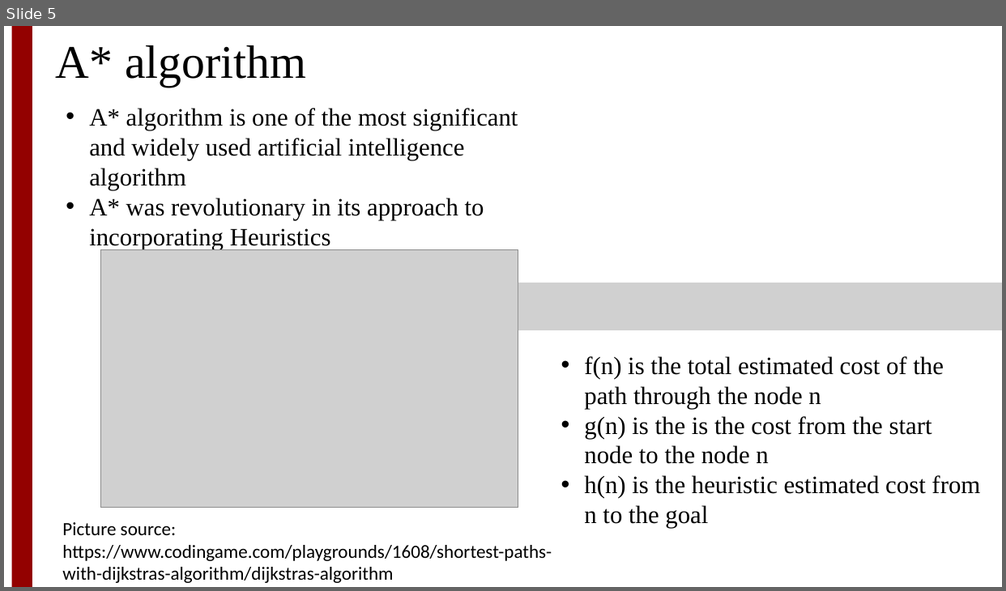
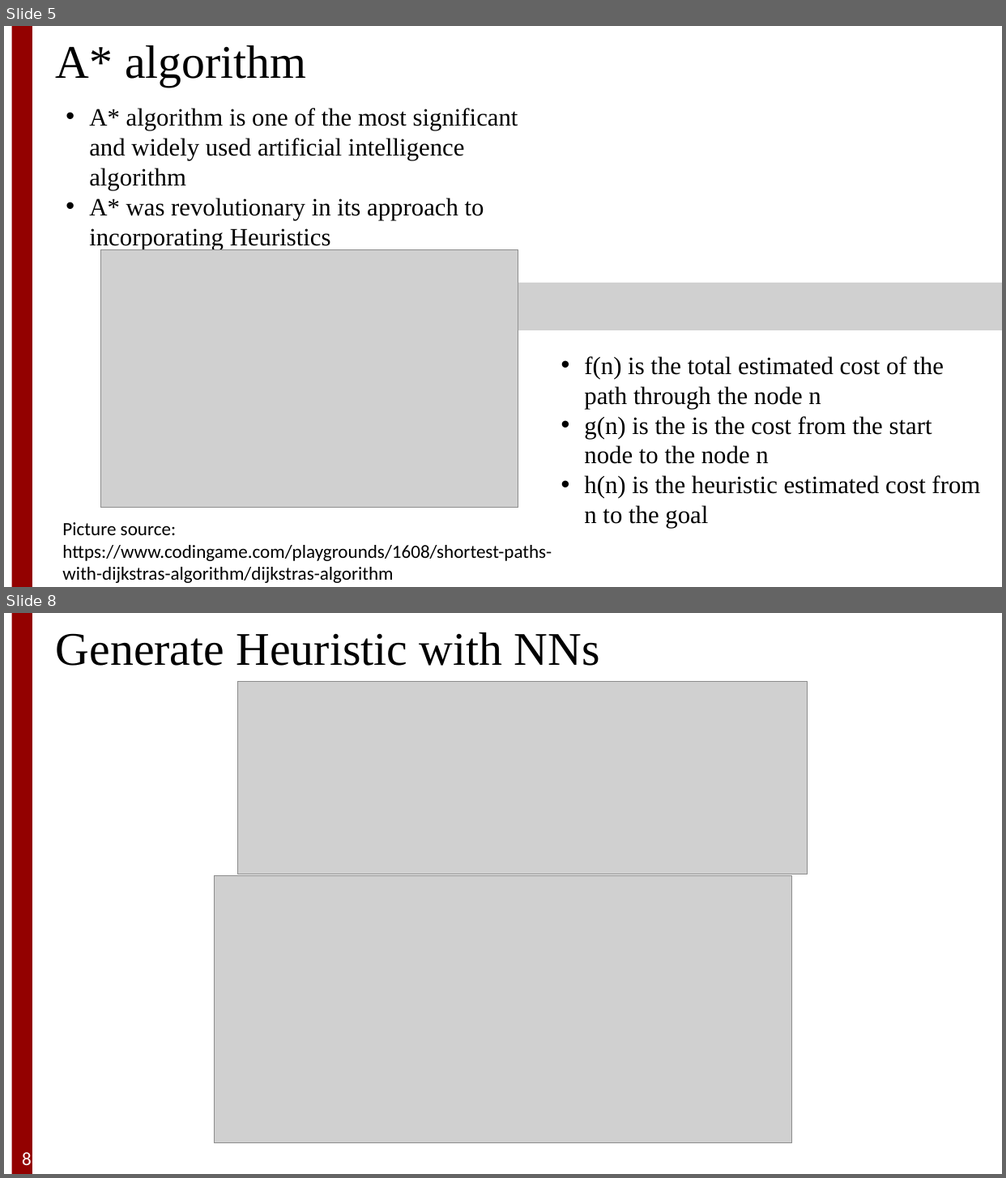
Before and after one commit to Xiaoshan-jun/riskmap, a slide deck: presentation_scitech2024.pptx. Shown one above the other, each under a label of ours: slide 5 before the commit, slides 5 and 8 after it; the slides between them are not shown. The pictures are 1006x591 and 1006x1178 pixels, drawn with LibreOffice and Linux fonts; fonts in the diff are those of the drawing; grey boxes stand for pictures; background and template pictures are left out. Boxes give left, top, right and bottom in pixels: in the first picture for what was removed or moved away, otherwise in the second. Text is boxed around its words. In the diff, an @@ line names an element or a change of style, - is before the commit and + after.

```diff
--- a/presentation_scitech2024.pptx
+++ b/presentation_scitech2024.pptx
@@ slide 8 added at [4,613,1002,1174], background #FFFFFF; not listed: 1 template element that a slide beside it also shows @@
@@ text added at [56,632,600,666], 45 pt, text #000000 @@
+Generate Heuristic with NNs
@@ picture added at [237,682,808,875] @@
@@ picture added at [214,876,792,1144] @@
@@ page number added at [22,1152,32,1165], 18 pt, text #FFFFFF @@
+8
```
Also in this commit, not shown: 9 slides changed, 1 other slide added.
